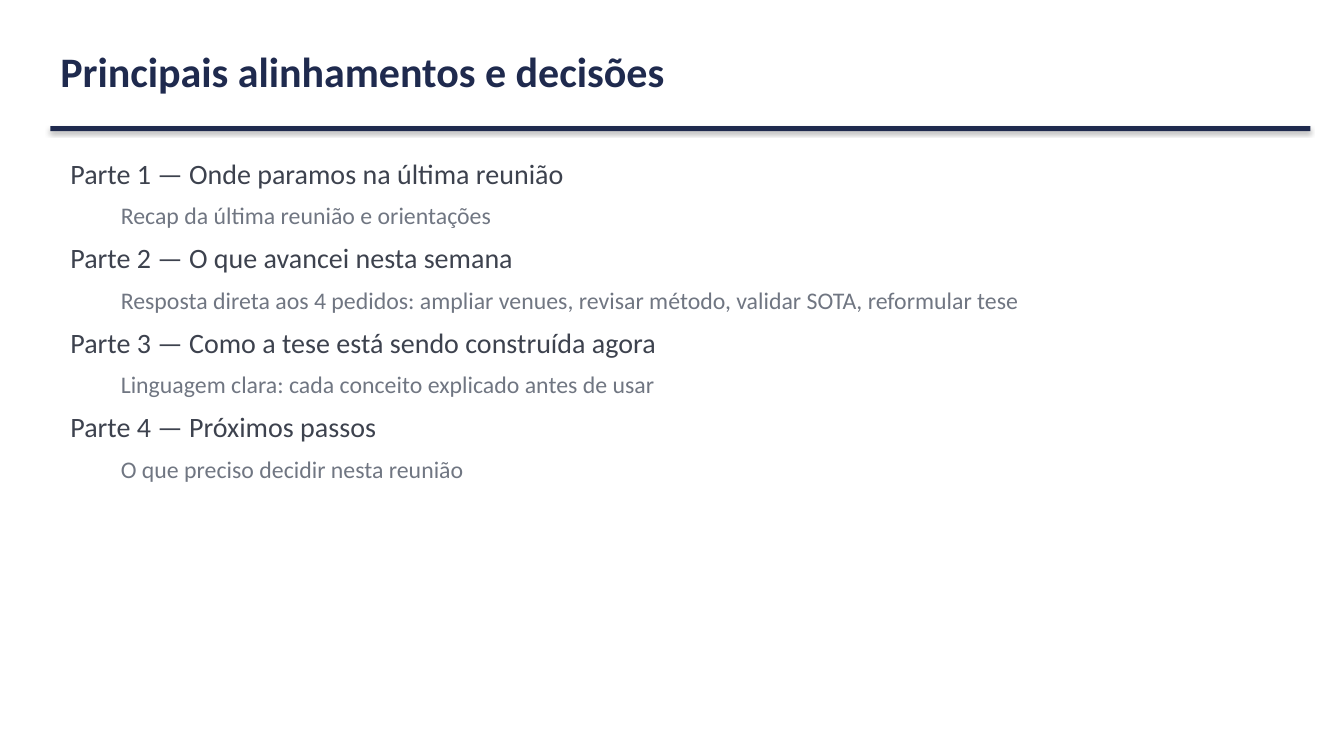
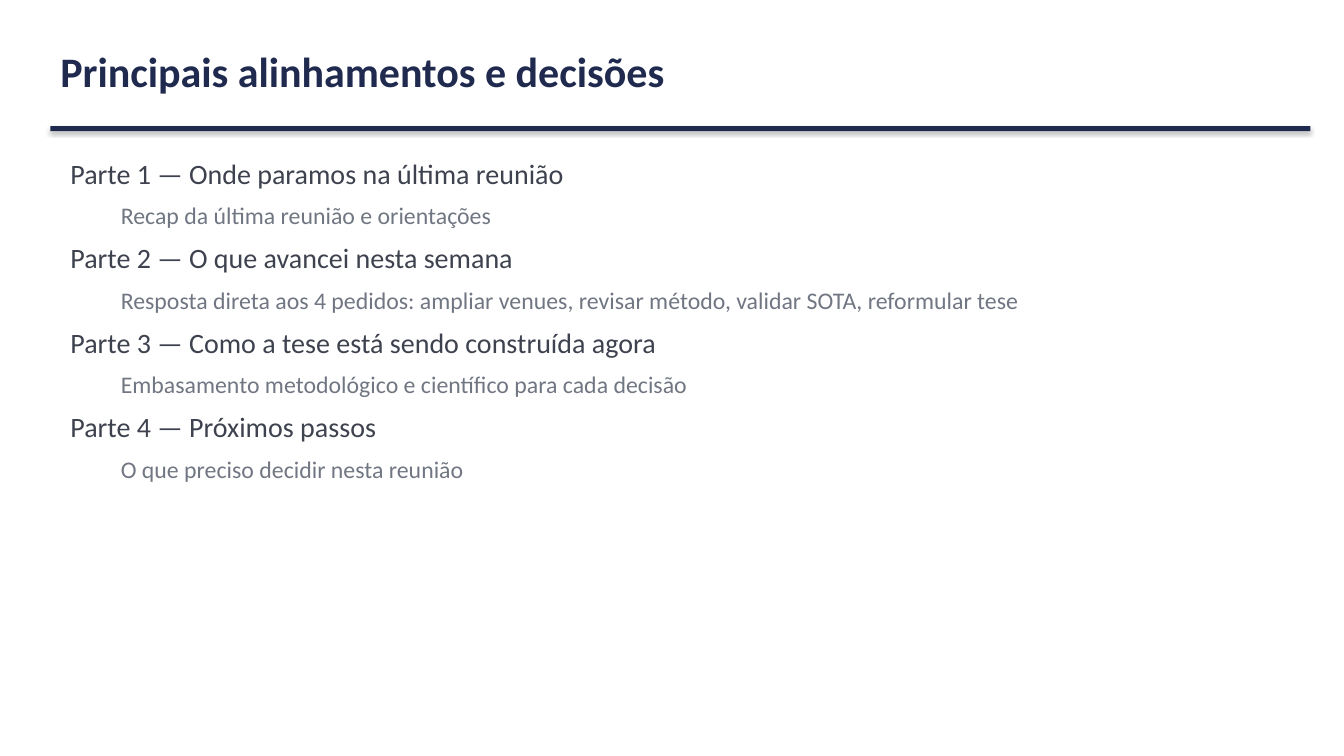
Before and after one commit to marcellozzetti/Facial-Recognition-Models-Mitigating-Bias, a slide deck: slide 2 of docs/ativo/material_reuniao_orientador_v3.2.1.pptx. Drawn at 1344x756 pixels with LibreOffice and Linux fonts; fonts in the diff are those of the drawing. Boxes give left, top, right and bottom in pixels: in the first picture for what was removed or moved away, otherwise in the second. Text is boxed around its words. In the diff, an @@ line names an element or a change of style, - is before the commit and + after.

```diff
--- a/docs/ativo/material_reuniao_orientador_v3.2.1.pptx
+++ b/docs/ativo/material_reuniao_orientador_v3.2.1.pptx
@@ text at (x1=121, y1=376, x2=687, y2=397): text changed @@
-  Linguagem clara: cada conceito explicado antes de usar
+  Embasamento metodológico e científico para cada decisão
```
Also in this commit, not shown: 1 other file.
